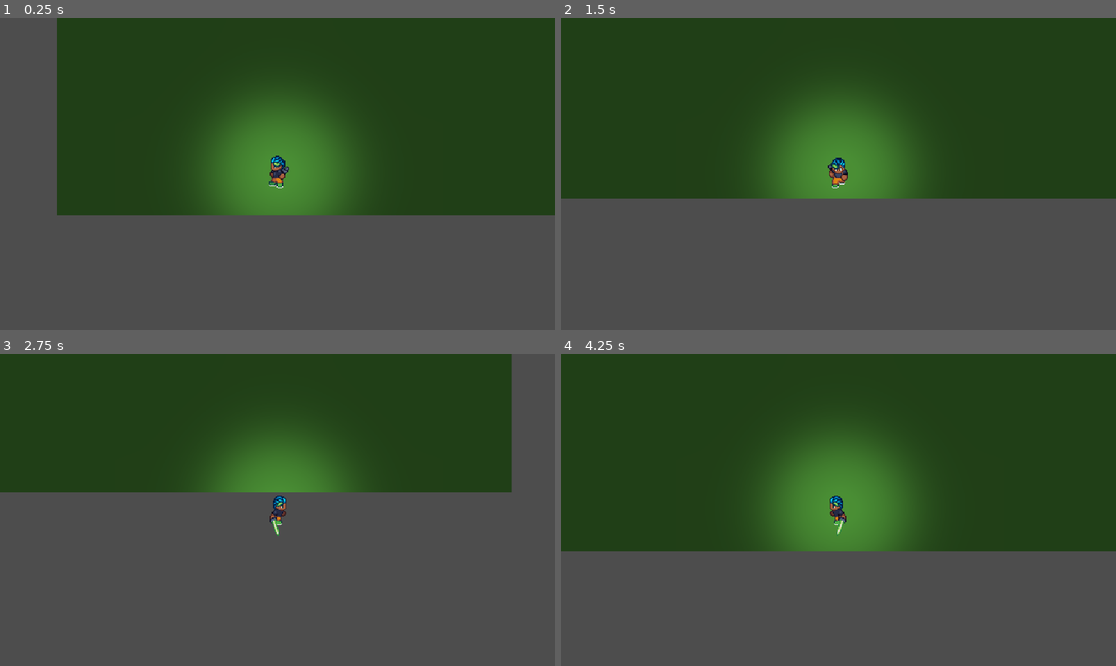
Above: before the commit, frames 1-4 (two rows, left to right).
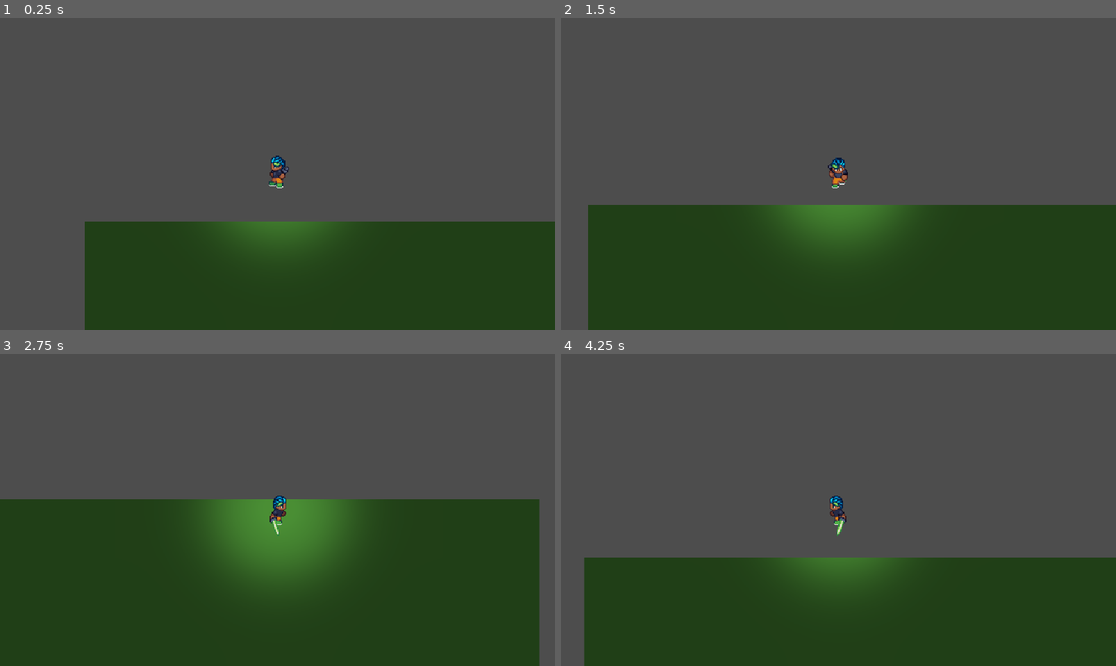
Above: after the commit, the same moments.

Repository: lazoulios/godot-2d-untitled-unfinished
Game: Godot game, scene res://Levels/route_1.tscn
The game is run twice, just before and just after one commit, with the same random seed, the same clock (stepped at 60 frames per second) and the same inputs. This scene is started directly instead of the project's main scene.
Inputs (mouse positions are in pixels of both pictures, inside the frame that each line leads up to):
- Up to frame 1 (0.25 s): no input
- Up to frame 2 (1.5 s): move the mouse to (960, 158) at 0.52 s; hold D (right) 0.53-1.28 s; click (960, 158) at 0.6 s; move the mouse to (727, 189) at 1.27 s; hold S (down) from 1.28 s (still down); tap Shift (run) at 1.35 s
- Up to frame 3 (2.75 s): move the mouse to (333, 441) at 2.02 s; release S (down) at 2.03 s; hold D (right) from 2.03 s (still down); click (333, 441) at 2.1 s
- Up to frame 4 (4.25 s): move the mouse to (810, 572) at 2.77 s; release D (right) at 2.78 s; hold W (up) 2.78-3.53 s; tap Shift (run) at 2.85 s; move the mouse to (1005, 556) at 3.52 s; hold A (left) from 3.53 s (still down); click (1005, 556) at 3.6 s

The runs differ from the first frame. In frame 1, 86% of the frame differs, in the area x 10-100%, y 0-100%; in frame 2, 96%; in frame 3, 93%; in frame 4, 96%, in the area x 0-100%, y 0-100%.

Commit message:
Fixed positioning issue with transitions

Diff:
--- a/Levels/main.gd
+++ b/Levels/main.gd
@@ -14,4 +14,4 @@
 
 func _on_next_area_body_entered(body:Node2D):
 	if body.has_method("player"):
-		SceneManager.change_scene(SceneManager.route_1)
+		SceneManager.change_scene(SceneManager.route_1, 400, 900)
--- a/Levels/route_1.tscn
+++ b/Levels/route_1.tscn
@@ -6,14 +6,14 @@
 [node name="route_1" type="Node2D"]
 
 [node name="Player" parent="." instance=ExtResource("1_ak4cn")]
-position = Vector2(318, 388)
+position = Vector2(299, 677)
 
 [node name="Camera2D" type="Camera2D" parent="Player"]
 
 [node name="TileMap" type="TileMap" parent="."]
 y_sort_enabled = true
 texture_filter = 1
-position = Vector2(-9, 79)
+position = Vector2(1, 727)
 tile_set = ExtResource("2_hk82v")
 format = 2
 layer_0/name = "BaseGround"
--- a/Levels/scene_manager.gd
+++ b/Levels/scene_manager.gd
@@ -6,7 +6,7 @@
 func _ready():
 	get_node("ColorRect").hide()
 
-func change_scene(scene_path):
+func change_scene(scene_path, x, y):
 	get_node("ColorRect").show()
 	get_node("AnimationPlayer").play("trans_in")
 	await get_node("AnimationPlayer").animation_finished
@@ -14,6 +14,7 @@
 	var scene = scene_path.instantiate() #loading new scene
 	get_tree().get_root().get_child(1).free() #deleting old scene
 	get_tree().get_root().add_child(scene) #adding new scene
+	scene.get_node("Player").position = Vector2(x ,y)
 
 
 	get_node("AnimationPlayer").play("trans_out")
